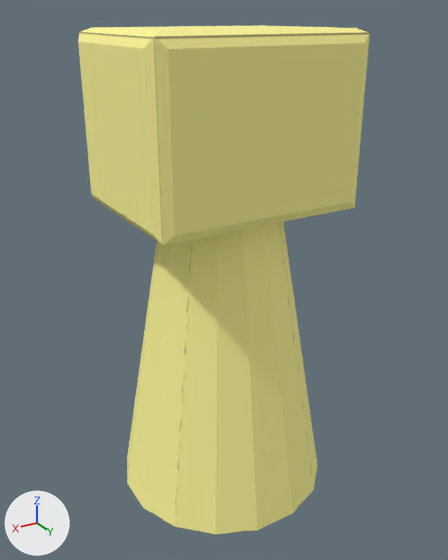
One commit to the OBJ model assets/models/entities/npc.obj: the scene before it, then after it.
The view is the same before and after, from a 50 mm lens placed at (4.61, 7.77, 7.55), pointed at (-0.01, 0.07, 3.7). Lighting does not change. The marker at lower left points along +X, +Y and +Z. The picture after the commit comes second. Where no turn or scale is listed for an object, it has been applied to the vertices.
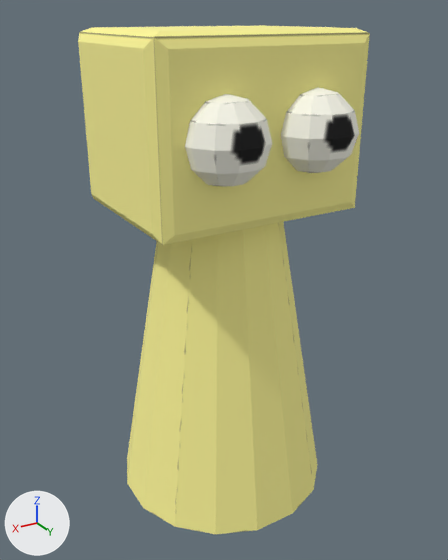
What changed in the scene script:
```text
Add me_sphere_001:
    me_sphere_001.from_pydata(...)  # a UV sphere (12 segments, 6 rings, poles along z) spanning x 0.119..1.256, y 0.681..1.819, z 5.562..6.688
    me_sphere_001.materials.append(mat_m_0a74f538_b92f_afdd_773a_94ea76f324f1)  # picture img_npc_png
Add me_sphere:
    me_sphere.from_pydata(...)  # a UV sphere (12 segments, 6 rings, poles along z) spanning x -1.25..-0.125, y 0.688..1.813, z 5.562..6.688
    me_sphere.materials.append(mat_m_0a74f538_b92f_afdd_773a_94ea76f324f1)  # picture img_npc_png
Add ob_sphere_001:
    ob_sphere_001 = bpy.data.objects.new('sphere.001', me_sphere_001)
    ob_sphere_001.location = (0.0, 0.0, 0.0)
Add ob_sphere:
    ob_sphere = bpy.data.objects.new('sphere', me_sphere)
    ob_sphere.location = (0.0, 0.0, 0.0)
```

What differs and where, as boxes (x1, y1, x2, y2) in the pictures (448 x 560 px):
'sphere.001', added: after (185, 94, 272, 187)
'sphere', added: after (281, 87, 359, 173)
